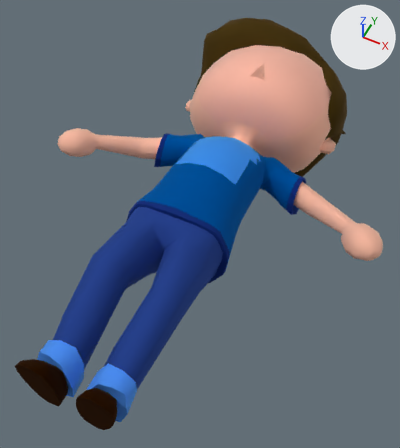
Before and after pictures for a commit that changed the FBX model Assets/Models/Actors/Prop_MaleCharacter.fbx.
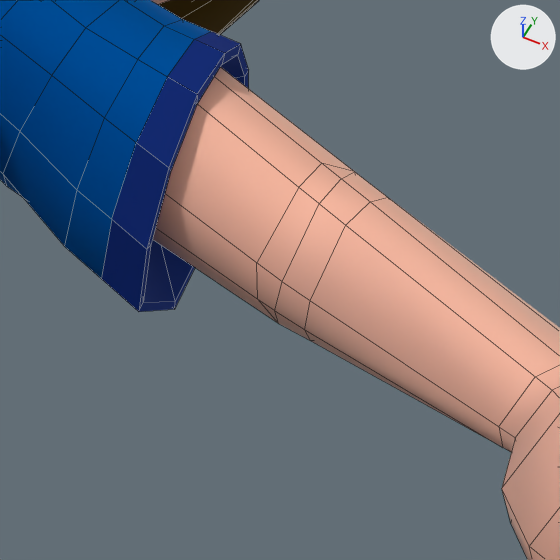
The first picture shows the older version from a camera (50 mm lens) standing at (0.495, -0.336, 1.147) and looking at (0.001, 0.651, -0.087). The close-ups show both versions on the part from 68% to 87% of the width and 38% to 55% of the height of that picture; other places that the commit changed are outside them. The axes (+X, +Y, +Z) are drawn at upper right. The lights are the same throughout. The close-ups show mesh edges as thin lines. Where no turn or scale is listed for an object, it has been applied to the vertices.

Objects in the first close-up: 'Prop_MaleCharacter'.
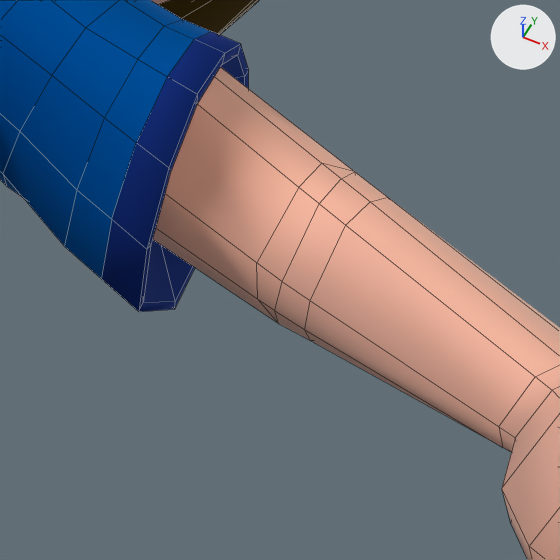
Location of each change, [x1, y1, x2, y2] in pixels of the close-ups (560 x 560 px):
part 1 of me_mesh, shading changed: [0, 0, 560, 560] in both

The change, as a list of edits to the scene's bpy script:
```text
Change me_mesh:
    where me_mesh.from_pydata(...)  # 1648 vertices, 1879 faces; spans x -0.512..0.512, y 0.0..1.471, z -0.271..0.233
    used by ob_prop_malecharacter; location = (0.0, 0.0, 0.0)
    me_mesh part 1: edges marked sharp go from 412 to 178
```
